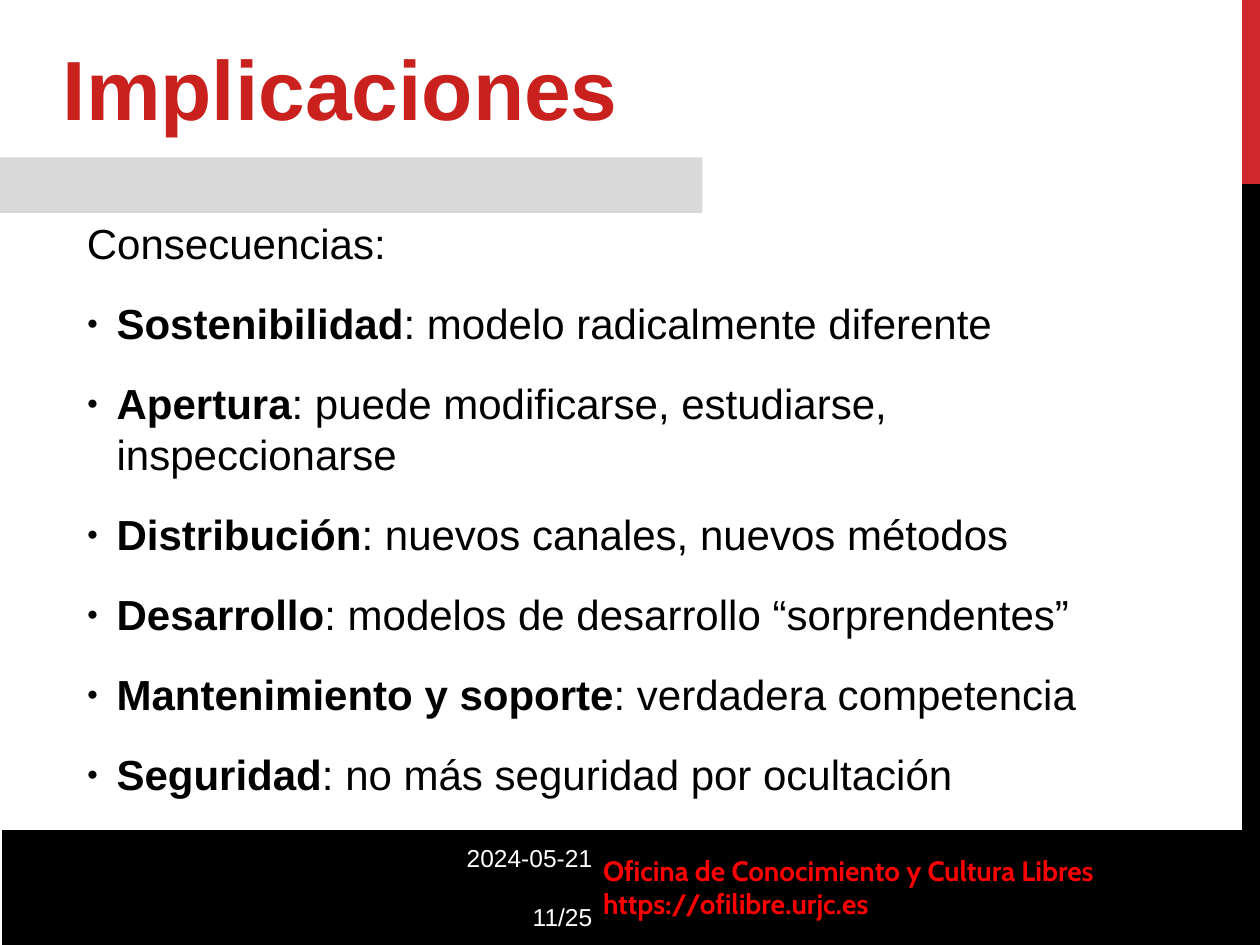
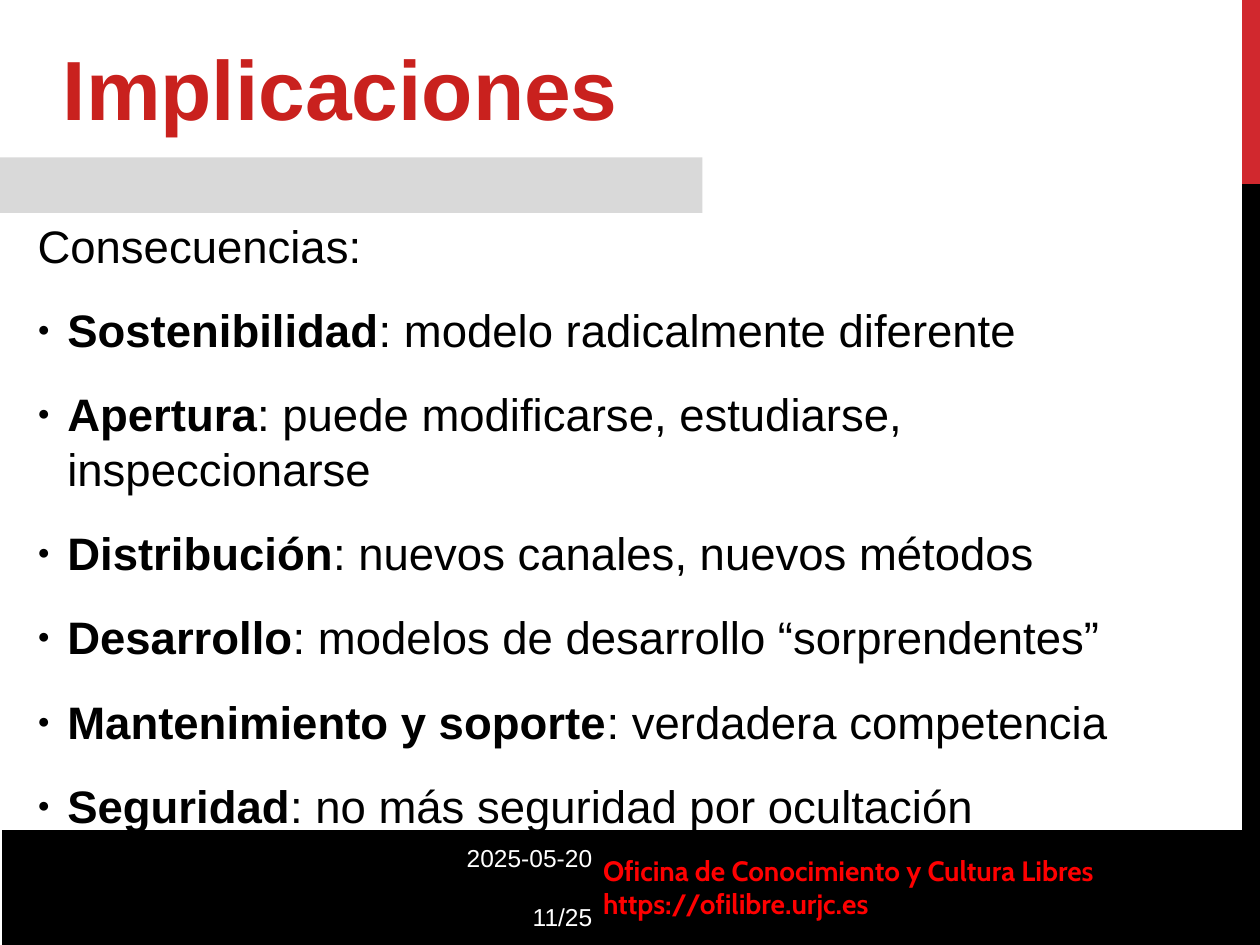
Before and after one commit to roberto-red/ofilibre, a slide deck: slide 11 of static/transpas/curso-cultura-libre/Software_Libre.odp. Drawn at 1260x945 pixels with LibreOffice and Linux fonts; fonts in the diff are those of the drawing; background and template pictures are left out. Boxes give left, top, right and bottom in pixels: in the first picture for what was removed or moved away, otherwise in the second. Text is boxed around its words. In the diff, an @@ line names an element or a change of style, - is before the commit and + after.

```diff
--- a/static/transpas/curso-cultura-libre/Software_Libre.odp
+++ b/static/transpas/curso-cultura-libre/Software_Libre.odp
@@ text "Consecuencias:": place and size @@
-text "Consecuencias:" at [87,228,1076,799]
+text "Consecuencias:" at [38,230,1107,832]
@@ text "Consecuencias:" at [38,230,1107,832]: size 24 to 26 pt @@
@@ text at [467,850,592,868]: text changed @@
-2024-05-21
+2025-05-20
```
Also in this commit, not shown: 14 other slides changed, 3 other files.
